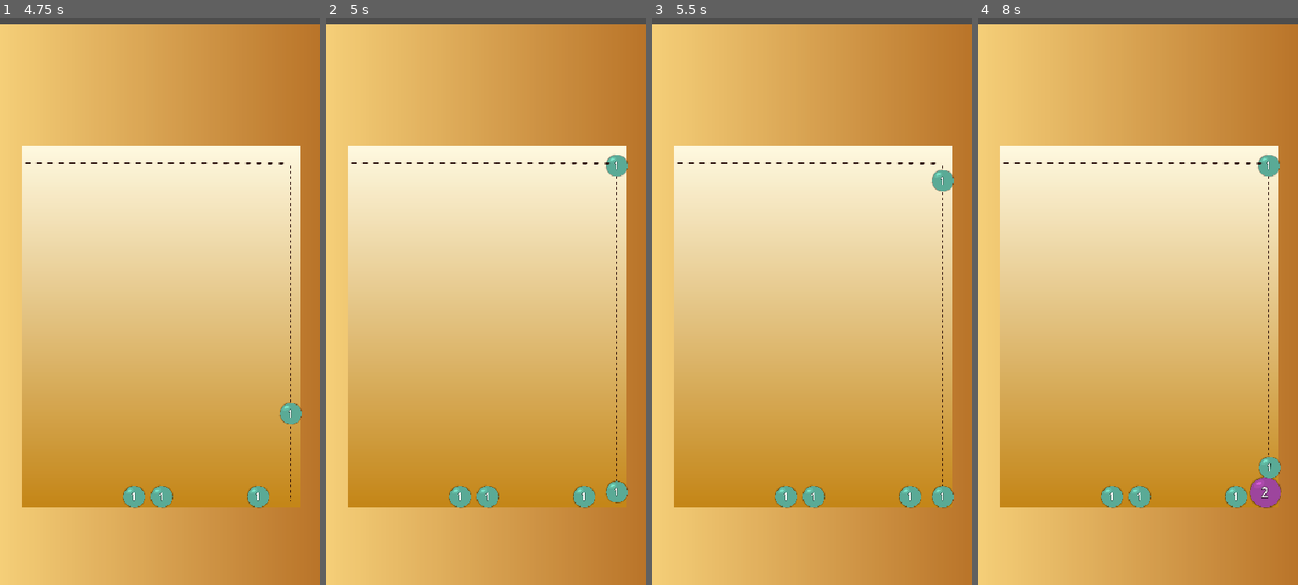
Above: before the commit, frames 1-4 (left to right).
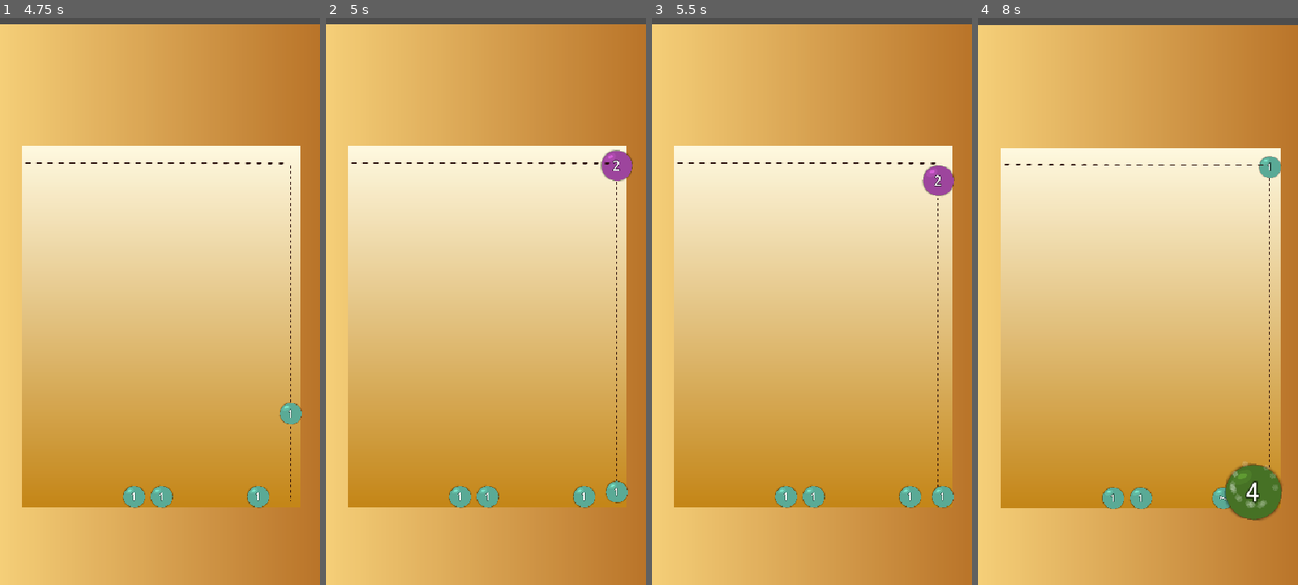
Above: after the commit, the same moments.

Repository: fteppe/ball-2048
Game: Godot game, scene res://MainMap.tscn
The game is run twice, just before and just after one commit, with the same random seed, the same clock (stepped at 60 frames per second) and the same inputs.
Inputs (mouse positions are in pixels of both pictures, inside the frame that each line leads up to):
- Up to frame 1 (4.75 s): move the mouse to (230, 239) at 0.52 s; click (230, 239) at 0.67 s; move the mouse to (96, 301) at 1.27 s; click (96, 301) at 1.42 s; move the mouse to (192, 131) at 2.02 s; click (192, 131) at 2.17 s; move the mouse to (144, 397) at 2.77 s; click (144, 397) at 2.92 s; move the mouse to (256, 363) at 3.52 s; click (256, 363) at 3.67 s; move the mouse to (64, 176) at 4.27 s; click (64, 176) at 4.42 s
- Up to frame 2 (5 s): no input
- Up to frame 3 (5.5 s): move the mouse to (828, 273) at 5.02 s; click (828, 273) at 5.17 s
- Up to frame 4 (8 s): move the mouse to (1090, 114) at 5.77 s; click (1090, 114) at 5.92 s; move the mouse to (1208, 239) at 6.52 s; click (1208, 239) at 6.67 s; move the mouse to (1074, 301) at 7.27 s; click (1074, 301) at 7.42 s

Frame 1 is identical in both runs. In frame 2, 0.4% of the frame differs, in the area x 85-96%, y 23-29%; in frame 3, 0.6%; in frame 4, 3.5%, in the area x 0-100%, y 1-89%.

Commit message:
ball generation rank improvement
Still needs work to feel nice

Diff:
--- a/ball_spawner.gd
+++ b/ball_spawner.gd
@@ -5,16 +5,27 @@
 var is_held : bool = false
 var last_dropped_ball : Ball
 var held_ball : Ball
+var max_rank_reached : int = 1
 # Called when the node enters the scene tree for the first time.
 func _ready():
 	generate_ball()
+	GameModeBall.ball_created.connect(ball_created)
 	pass # Replace with function body.
+
+func ball_created(ball : Ball):
+	max_rank_reached = max(max_rank_reached, ball.rank)
+
+func get_rank_to_generate():
+	var max_rank_to_generate = max(max_rank_reached/2, 3)
+	var rank_to_generate = clampf(randfn(max_rank_to_generate / 2, 1), 1, max_rank_to_generate)
+	return rank_to_generate
 
 func generate_ball():
 	if last_dropped_ball:
 		last_dropped_ball.body_entered.disconnect(ball_collided)
 	last_dropped_ball = null
 	held_ball = ball_scene.instantiate()
+	held_ball.rank = get_rank_to_generate()
 	self.call_deferred("add_child", held_ball)
 	held_ball.process_mode = Node.PROCESS_MODE_DISABLED
 
